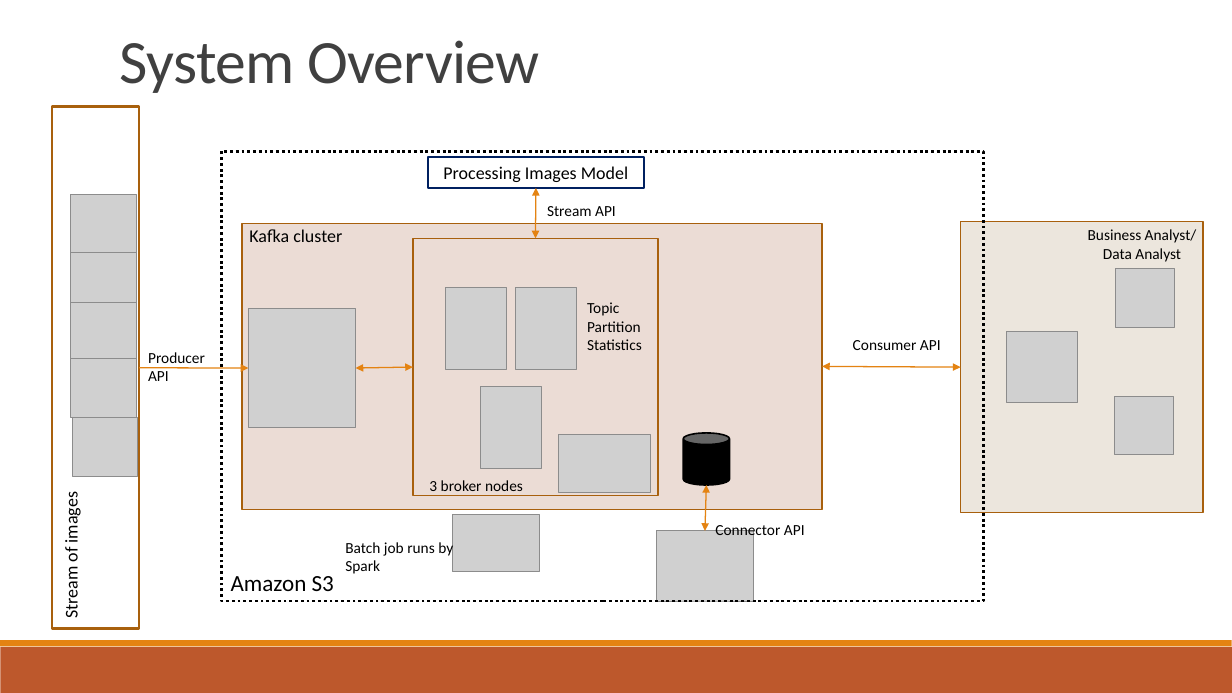
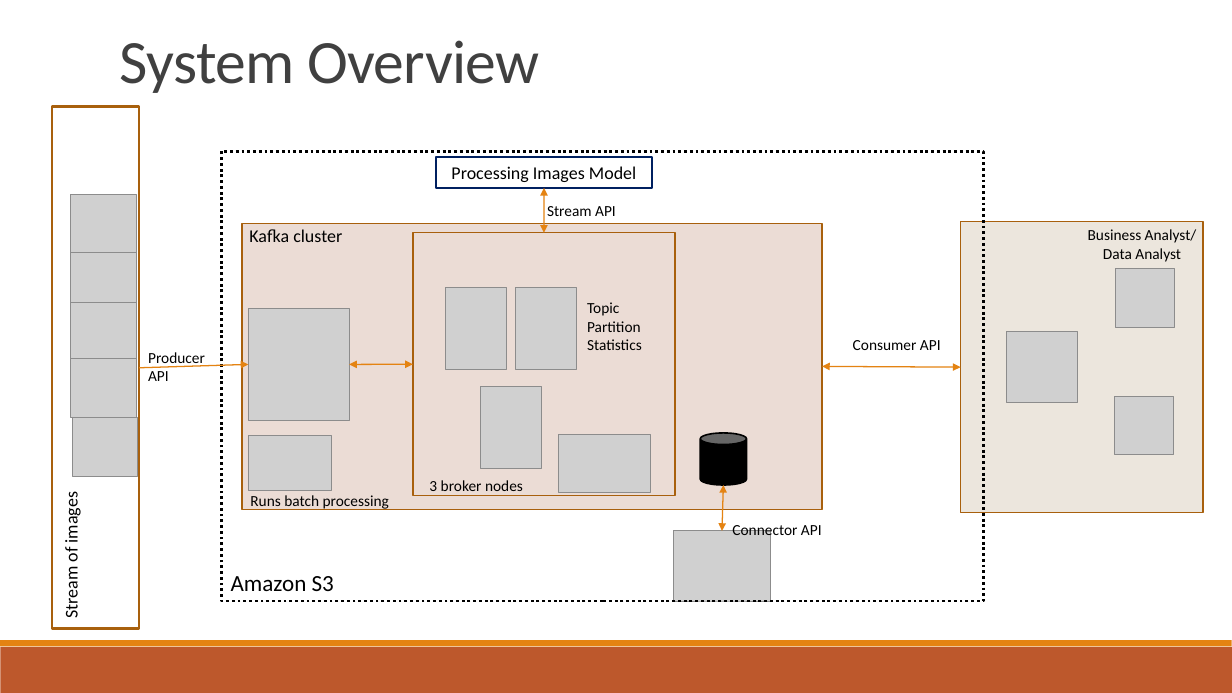
Before and after one commit to Liyenz/DSAID_Data_Engineering_Test, a slide deck: slide 5 of System Design/kafka_system.pptx. Drawn at 1232x693 pixels with LibreOffice and Linux fonts; fonts in the diff are those of the drawing; grey boxes stand for pictures. Boxes give left, top, right and bottom in pixels: in the first picture for what was removed or moved away, otherwise in the second. Text is boxed around its words. In the diff, an @@ line names an element or a change of style, - is before the commit and + after.

```diff
--- a/System Design/kafka_system.pptx
+++ b/System Design/kafka_system.pptx
@@ rectangle "Processing Images Model": place and size @@
-rectangle "Processing Images Model" at box(428, 157, 644, 189)
+rectangle "Processing Images Model" at box(436, 157, 653, 189)
@@ double arrow moved from (536, 188) - (536, 238) to (544, 188) - (544, 233) @@
@@ rectangle: place and size @@
-rectangle at box(413, 238, 658, 496)
+rectangle at box(413, 233, 676, 496)
@@ picture: place and size @@
-picture at box(249, 308, 356, 428)
+picture at box(249, 308, 349, 421)
@@ arrow moved from (139, 368) - (249, 368) to (139, 368) - (249, 364) @@
@@ double arrow moved from (356, 368) - (413, 367) to (349, 364) - (413, 364) @@
@@ picture: place and size @@
-picture at box(453, 514, 540, 571)
+picture at box(249, 436, 332, 492)
@@ 1 picture, 1 text, 1 cylinder: place and size @@
-1 picture, 1 text, 1 cylinder at box(656, 433, 805, 602)
+1 picture, 1 text, 1 cylinder at box(674, 433, 822, 602)
@@ text at box(250, 495, 389, 511): text changed @@
-Batch job runs by Spark
+Runs batch processing
@@ double arrow moved from (706, 485) - (705, 531) to (724, 485) - (722, 531) @@
```
Also in this commit, not shown: 1 other slide changed, 2 slides added.
